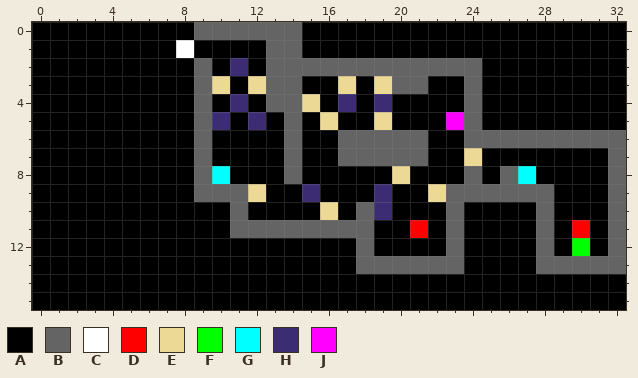
Edited in one commit: pixel-art sprite (scr/levels/level_5/level_5_entities.png). This is how it looked before the edit.
The file is 33x16 pixels.
Palette (. is transparent): A #000000  B #646464  C #ffffff  D #ff0000  E #ecd995  F #00ff00  G #00ffff  H #3c2c74  J #ff00ff
Pixels before, first column x 0:
 0 AAAAAAAAABBBBBBAAAAAAAAAAAAAAAAAA
 1 AAAAAAAACAAAABBAAAAAAAAAAAAAAAAAA
 2 AAAAAAAAABAHABBBBBBBBBBBBAAAAAAAA
 3 AAAAAAAAABEAEBBAAEAEBBAABAAAAAAAA
 4 AAAAAAAAABAHABBEAHAHAAAABAAAAAAAA
 5 AAAAAAAAABHAHABAEAAEAAAJBAAAAAAAA
 6 AAAAAAAAABAAAABAABBBBBAABBBBBBBBB
 7 AAAAAAAAABAAAABAABBBBBAAEAAAAAAAB
 8 AAAAAAAAABGAAABAAAAAEAAABABGAAAAB
 9 AAAAAAAAABBBEAAHAAAHAAEBBBBBBAAAB
10 AAAAAAAAAAABAAAAEABHAAABAAAABAAAB
11 AAAAAAAAAAABBBBBBBBAADABAAAABADAB
12 AAAAAAAAAAAAAAAAAABAAAABAAAABAFAB
13 AAAAAAAAAAAAAAAAAABBBBBBAAAABBBBB
14 AAAAAAAAAAAAAAAAAAAAAAAAAAAAAAAAA
15 AAAAAAAAAAAAAAAAAAAAAAAAAAAAAAAAA
Once edited:
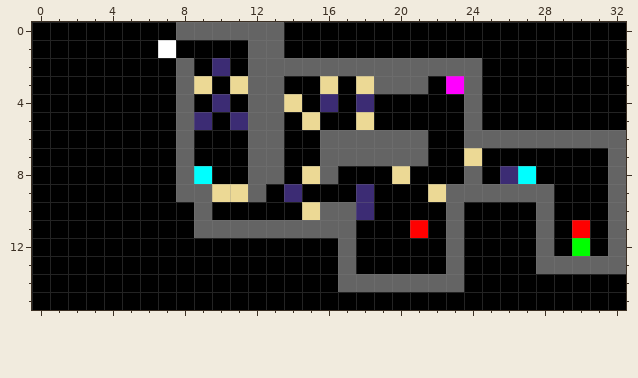
Changes in this commit:
Colour B gives way to colour A in rows 0 to 1 at x 14; in row 2 at x 9; in row 3 at x 14; in row 4 at x 9; in row 5 at x 14; in rows 6 to 7 at x 9 and 14.
Colour B gives way to colour A in row 8 at x 14; in row 10 at x 11; in rows 11 to 12 at x 18; in row 13 at x 18 to 22.
Colour C gives way to colour A in row 1 at x 8.
Colour E gives way to colour A in row 3 at x 10 and 17; in row 4 at x 15; in row 5 at x 16 and 19.
Colour G gives way to colour A in row 8 at x 10.
Colour H gives way to colour A in row 2 at x 11; in row 4 at x 11, 17 and 19; in row 5 at x 10; in row 9 at x 15 and 19; in row 10 at x 19.
Colour J gives way to colour A in row 5 at x 23.
Colour A gives way to colour B in row 0 at x 8; in row 1 at x 12; in row 2 at x 8 and 12; in row 3 at x 8; in row 4 at x 8 and 12; in row 5 at x 8 and 13.
Colour A gives way to colour B in rows 6 to 8 at x 8, 12 to 13 and 16; in row 9 at x 8; in row 10 at x 9 and 17; in row 11 at x 9 to 10; in rows 12 to 13 at x 17; in row 14 at x 17 to 23.
Colour E gives way to colour B in row 3 at x 12 and 19; in row 9 at x 12; in row 10 at x 16.
Colour H gives way to colour B in row 5 at x 12.
Colour A gives way to colour C in row 1 at x 7.
Colour A gives way to colour E in row 3 at x 11, 16 and 18; in row 5 at x 15 and 18; in row 8 at x 15; in row 10 at x 15.
Colour B gives way to colour E in row 3 at x 9; in row 4 at x 14; in row 9 at x 10 to 11.
Colour B gives way to colour G in row 8 at x 9.
Colour A gives way to colour H in row 2 at x 10; in row 4 at x 10, 16 and 18; in row 5 at x 11; in row 9 at x 14 and 18.
Colour B gives way to colour H in row 5 at x 9; in row 8 at x 26; in row 10 at x 18.
Colour A gives way to colour J in row 3 at x 23.
Pixel boxes of the changes (left, top, right, bottom) in both pictures:
changed: (158, 22, 518, 292)
